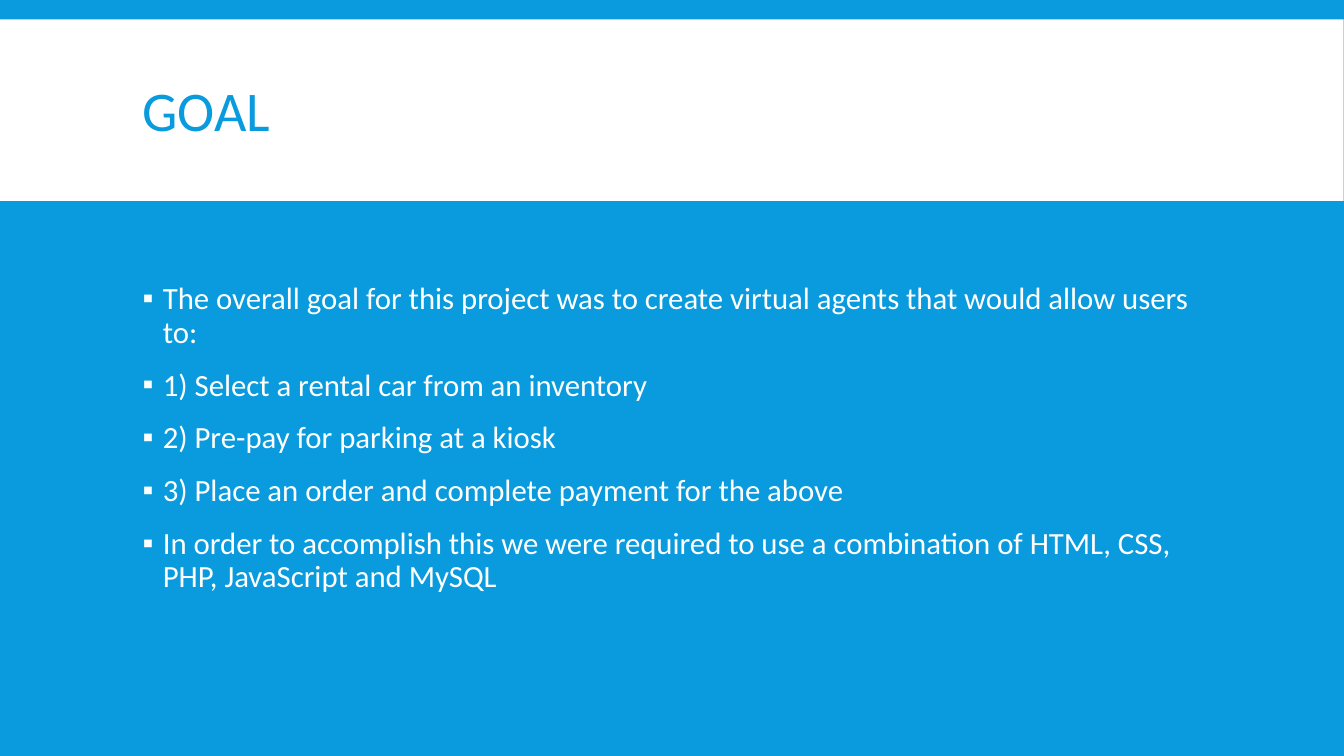
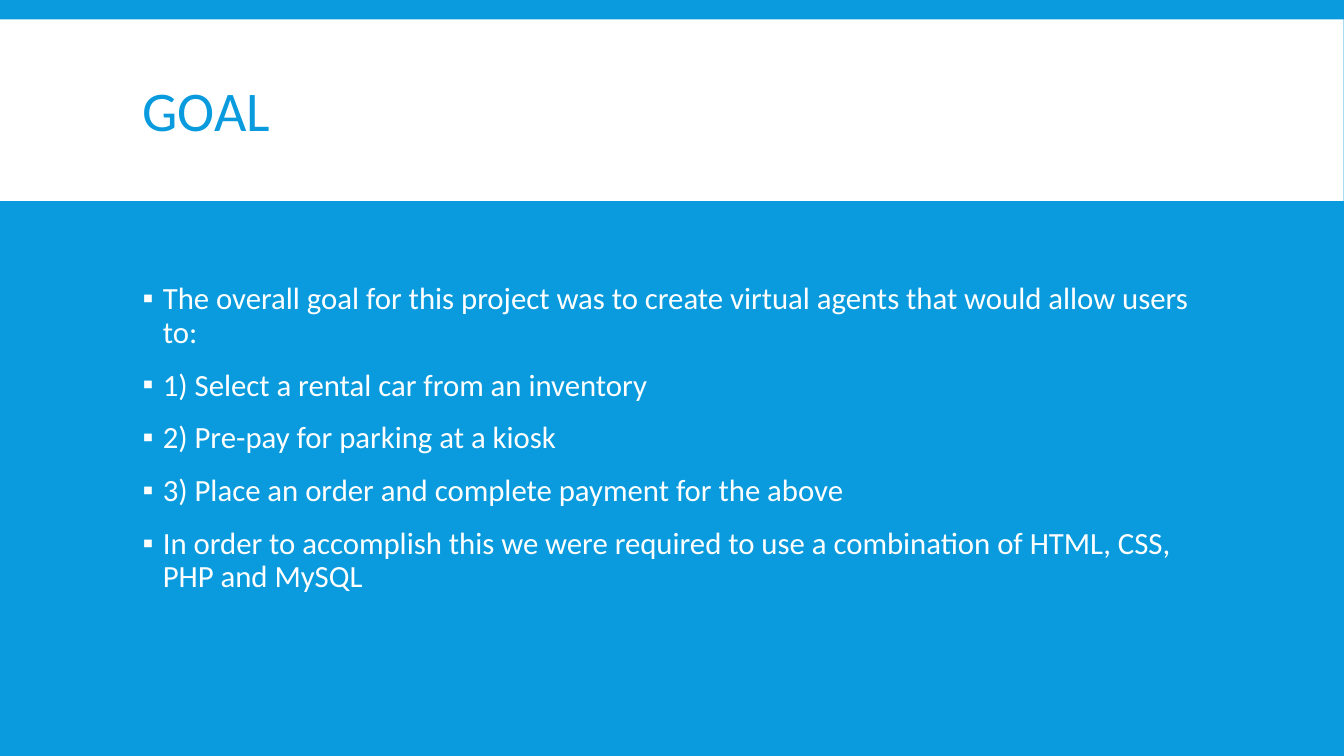
Before and after one commit to WebProgrammingTeam3/Project-4, a slide deck: slide 2 of Project04.pptx. Drawn at 1344x756 pixels with LibreOffice and Linux fonts; fonts in the diff are those of the drawing. Boxes give left, top, right and bottom in pixels: in the first picture for what was removed or moved away, otherwise in the second. Text is boxed around its words. In the diff, an @@ line names an element or a change of style, - is before the commit and + after.

```diff
--- a/Project04.pptx
+++ b/Project04.pptx
@@ text at <box>163,532,1170,592</box>: text changed @@
-▪ In order to accomplish this we were required to use a combination of HTML, CSS, PHP, JavaScript and MySQL
+▪ In order to accomplish this we were required to use a combination of HTML, CSS, PHP and MySQL
```
Also in this commit, not shown: 5 other slides changed, 2 slides added, 3 slides removed.
